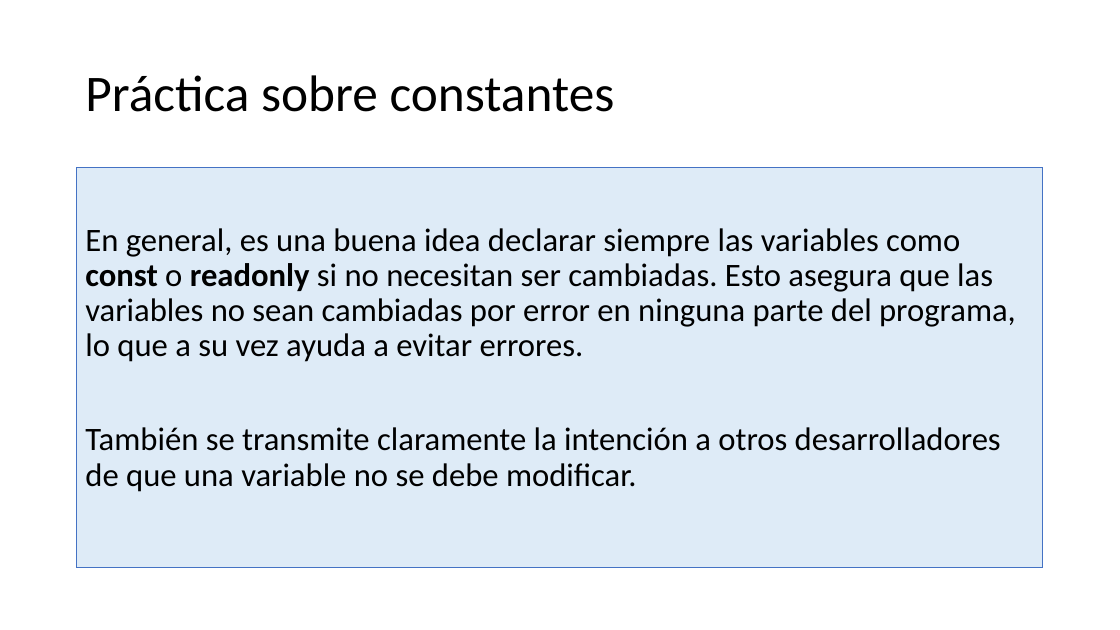
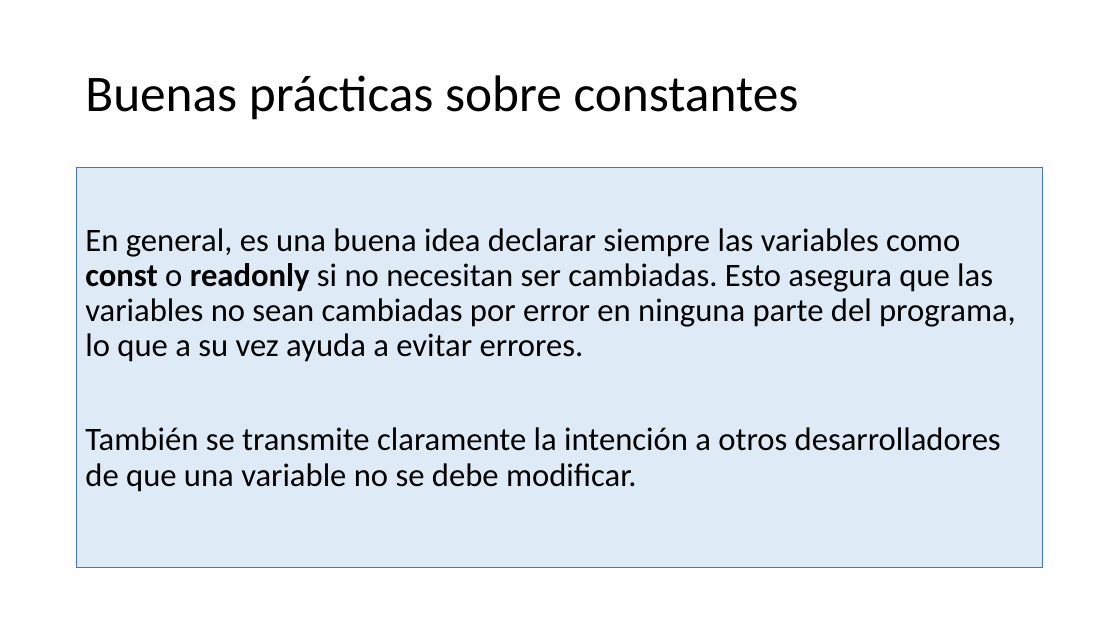
Before and after one commit to AlbertOsinaga/CursoCSharp__8, a slide deck: slide 255 of CSharpQuickReferencia.pptx. Drawn at 1120x630 pixels with LibreOffice and Linux fonts; fonts in the diff are those of the drawing. Boxes give left, top, right and bottom in pixels: in the first picture for what was removed or moved away, otherwise in the second. Text is boxed around its words. In the diff, an @@ line names an element or a change of style, - is before the commit and + after.

```diff
--- a/CSharpQuickReferencia.pptx
+++ b/CSharpQuickReferencia.pptx
@@ title at (x1=85, y1=75, x2=799, y2=120): text changed @@
-Práctica sobre constantes
+Buenas prácticas sobre constantes
```
Also in this commit, not shown: 6 slides added.
